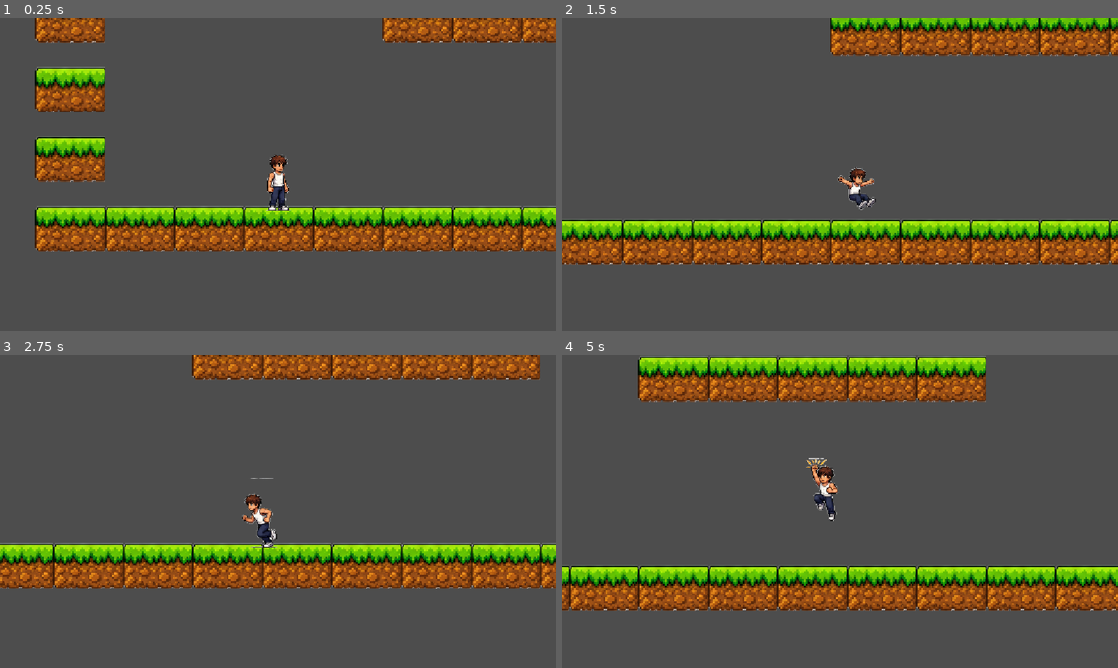
Above: before the commit, frames 1-4 (two rows, left to right).
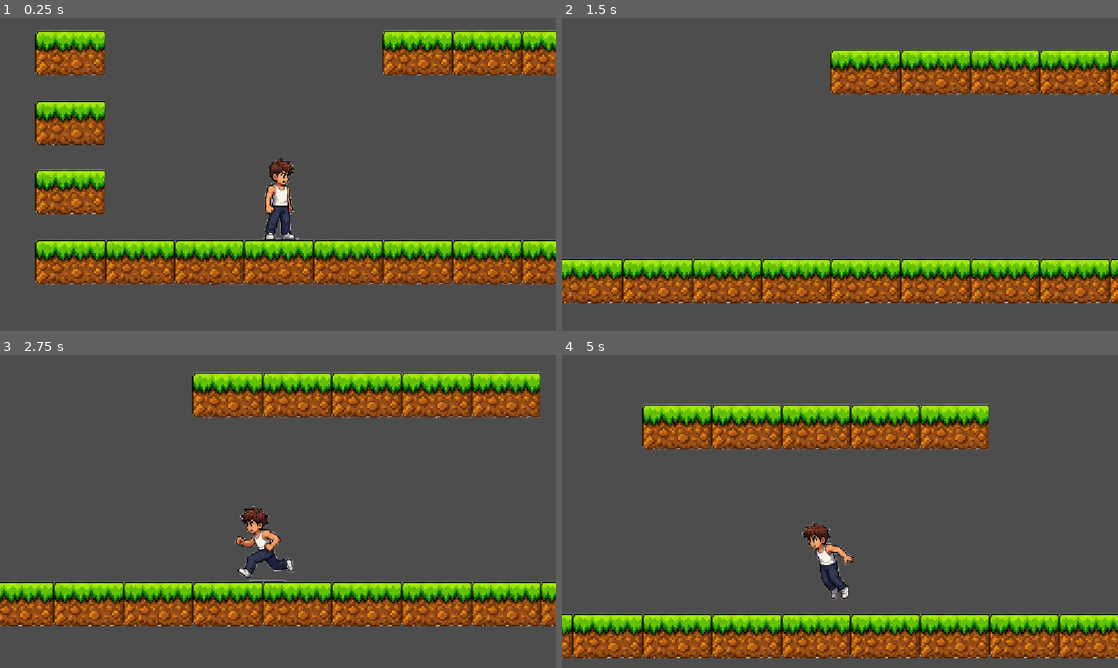
Above: after the commit, the same moments.

Repository: Antony-hash512/game-mashine
Game: Godot game, scene res://level.tscn
Two runs of this game, one before a commit and one after it. Both use one fixed random seed, a clock stepped at 60 frames per second and the inputs below. Sound files missing from this copy of the repository are replaced by a short silence.
Inputs:
- Up to frame 1 (0.25 s): no input
- Up to frame 2 (1.5 s): hold Right (move_right) from 0.53 s (still down); tap Space (jump) at 0.6, 0.77, 1.07, 1.35 s
- Up to frame 3 (2.75 s): tap Space (jump) at 1.52, 1.82, 2.1 s; release Right (move_right) at 2.03 s; hold Left (move_left) from 2.03 s (still down)
- Up to frame 4 (5 s): release Left (move_left) at 2.78 s; hold Right (move_right) 2.78-4.28 s; tap Space (jump) at 2.85, 3.02, 3.32, 3.6, 3.77, 4.07, 4.35, 4.52, 4.82 s; hold Left (move_left) from 4.28 s (still down)

The runs differ from the first frame. In frame 1, 38% of the frame differs, in the area x 6-100%, y 0-86%; in frame 2, 40%; in frame 3, 40%; in frame 4, 49%, in the area x 0-100%, y 0-98%.

Commit message:
feat: update player sprite asset and adjust collision bounds and animation frames

Diff:
--- a/player.gd
+++ b/player.gd
@@ -13,45 +13,77 @@
 @onready var sprite: Sprite2D = $Sprite2D
 @onready var jump_sfx: AudioStreamPlayer2D = $JumpSFX
 
-# Списки кадров для анимации из player.png (сетка 9x7)
+# Списки кадров для анимации из player_alt.png (сетка 180x360, Hframes=10, Vframes=3)
 const IDLE_FRAMES = [0, 1]
-const RUN_FRAMES = [3, 4, 5, 6, 7, 9, 10]
-const JUMP_FRAME = 23
-const FALL_FRAME = 44
+const RUN_FRAMES = [2, 3, 4, 5, 6]
+const JUMP_FRAME = 10
+const PEAK_FRAME = 11
+const FALL_FRAME = 12
 
-# Таймер анимации в коде для простоты
+# Координаты региона для трехтайлового приземления
+# Левый верхний угол ячейки R1 C3 в сетке 180x360: X = 3 * 180 = 540, Y = 1 * 360 = 360
+# Ширина 3 тайла = 540, Высота 1 тайл = 360
+const LAND_REGION_RECT = Rect2(540, 360, 540, 360)
+
+# Таймер анимации в коде
 var anim_timer: float = 0.0
 var anim_frame_index: int = 0
-const ANIM_SPEED: float = 0.12 # Время между кадрами (120 мс)
+const ANIM_SPEED: float = 0.12
+
+# Состояние приземления
+var is_landing: bool = false
+var landing_timer: float = 0.0
+const LANDING_DURATION: float = 0.20 # Длительность приземления (200 мс)
+
+# Переменная для отслеживания состояния "в воздухе" в предыдущем кадре
+var was_in_air: bool = false
 
 func _physics_process(delta: float) -> void:
 	# 1. Применение гравитации
 	if not is_on_floor():
 		velocity.y += gravity * delta
-		# Ограничение максимальной скорости падения
 		if velocity.y > 1000.0:
 			velocity.y = 1000.0
+		was_in_air = true
+	else:
+		# Обработка момента приземления на землю
+		if was_in_air:
+			is_landing = true
+			landing_timer = LANDING_DURATION
+			was_in_air = false
 
-	# 2. Обработка прыжка
+	# 2. Обработка таймера приземления
+	if is_landing:
+		landing_timer -= delta
+		if landing_timer <= 0.0:
+			is_landing = false
+			sprite.region_enabled = false
+
+	# 3. Обработка прыжка
 	if is_on_floor() and Input.is_action_just_pressed("jump"):
 		velocity.y = jump_velocity
+		is_landing = false
+		sprite.region_enabled = false
 		if jump_sfx and jump_sfx.stream:
 			jump_sfx.play()
 
-	# 3. Горизонтальное движение и трение/ускорение
+	# 4. Горизонтальное движение и трение/ускорение
 	var direction := Input.get_axis("move_left", "move_right")
+
+	# Во время жесткого приземления можно слегка ограничить скорость движения (по желанию)
+	var current_speed = speed
+	if is_landing:
+		current_speed = speed * 0.4 # Замедляем игрока при приземлении
+
 	if direction != 0:
-		# Ускорение персонажа
-		velocity.x = move_toward(velocity.x, direction * speed, acceleration * delta)
-		# Поворот спрайта
+		velocity.x = move_toward(velocity.x, direction * current_speed, acceleration * delta)
 		sprite.flip_h = direction < 0
 	else:
-		# Трение и замедление при отсутствии ввода
 		velocity.x = move_toward(velocity.x, 0, friction * delta)
 
 	move_and_slide()
 
-	# 4. Проигрывание анимаций
+	# 5. Проигрывание анимаций
 	update_animations(delta, direction)
 
 func update_animations(delta: float, direction: float) -> void:
@@ -60,6 +92,14 @@
 		anim_timer = 0.0
 		anim_frame_index += 1
 
+	# Если проигрывается анимация приземления
+	if is_landing:
+		sprite.region_enabled = true
+		sprite.region_rect = LAND_REGION_RECT
+		return
+
+	# Стандартные анимации
+	sprite.region_enabled = false
 	if is_on_floor():
 		if abs(velocity.x) > 10.0:
 			# Анимация бега
@@ -70,8 +110,10 @@
 			var frame_idx = anim_frame_index % IDLE_FRAMES.size()
 			sprite.frame = IDLE_FRAMES[frame_idx]
 	else:
-		# Анимация в воздухе
-		if velocity.y < 0:
+		# Анимация в воздухе в зависимости от вертикальной скорости
+		if velocity.y < -150.0:
 			sprite.frame = JUMP_FRAME
+		elif velocity.y > 150.0:
+			sprite.frame = FALL_FRAME
 		else:
-			sprite.frame = FALL_FRAME
+			sprite.frame = PEAK_FRAME
--- a/player.tscn
+++ b/player.tscn
@@ -1,22 +1,22 @@
 [gd_scene load_steps=5 format=3]
 
 [ext_resource type="Script" path="res://player.gd" id="1_script"]
-[ext_resource type="Texture2D" path="res://assets/images/player.png" id="2_texture"]
+[ext_resource type="Texture2D" path="res://assets/images/player_alt.png" id="2_texture"]
 [ext_resource type="AudioStream" path="res://assets/audio/sounds/sfx_jump_16bit_quality_01.wav" id="3_jump_sound"]
 
 [sub_resource type="RectangleShape2D" id="RectangleShape2D_player"]
-size = Vector2(64, 140)
+size = Vector2(64, 208)
 
 [node name="Player" type="CharacterBody2D"]
 script = ExtResource("1_script")
 
 [node name="Sprite2D" type="Sprite2D" parent="."]
 texture = ExtResource("2_texture")
-hframes = 9
-vframes = 7
+hframes = 10
+vframes = 3
 
 [node name="CollisionShape2D" type="CollisionShape2D" parent="."]
-position = Vector2(0, 8)
+position = Vector2(0, 75)
 shape = SubResource("RectangleShape2D_player")
 
 [node name="Camera2D" type="Camera2D" parent="."]
